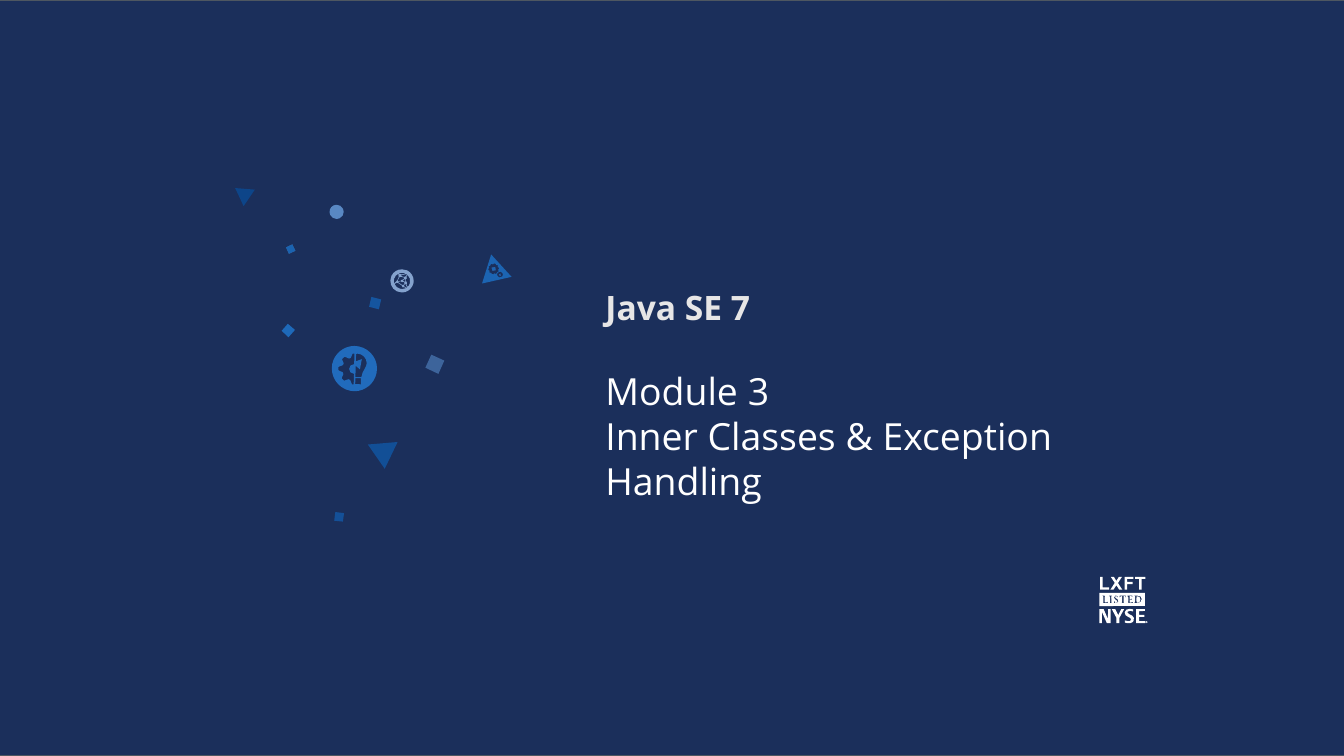
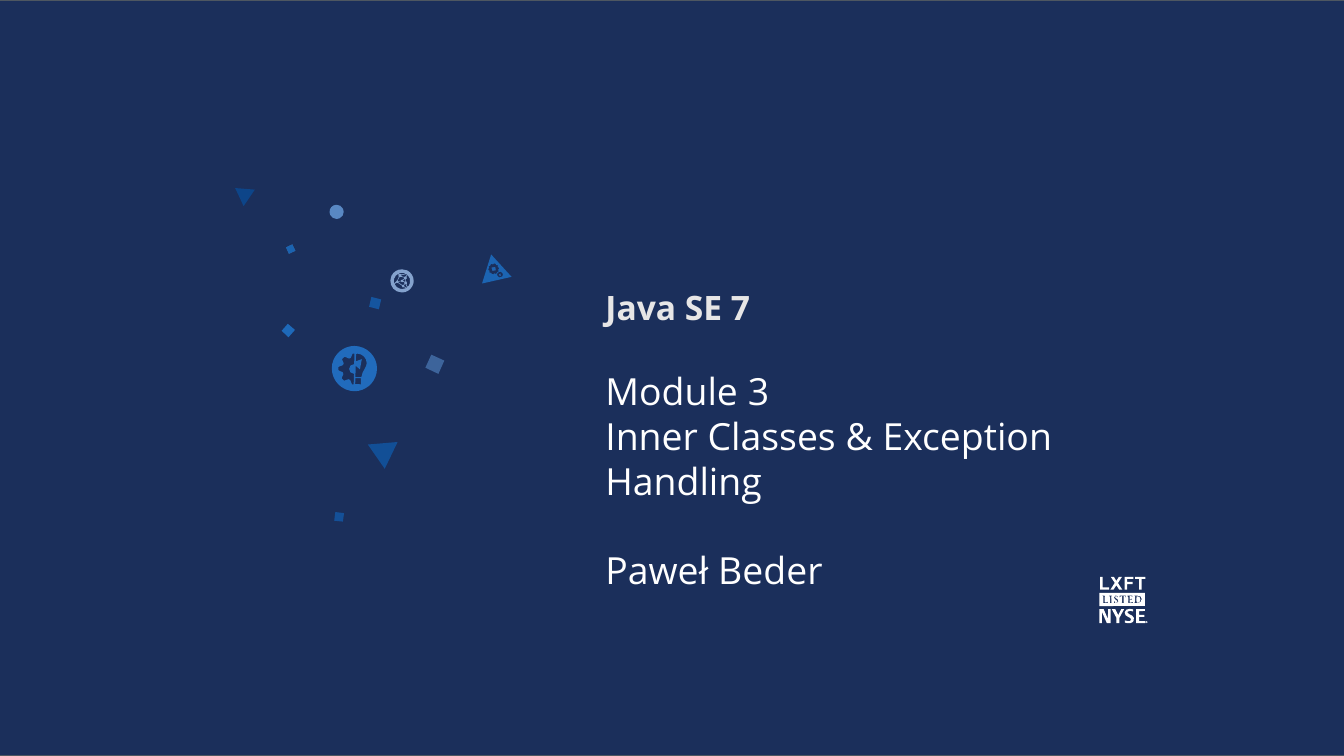
Before and after one commit to bederp/java7m3, a slide deck: slide 1 of resources/java7m3.pptx. Drawn at 1344x756 pixels with LibreOffice and Linux fonts; fonts in the diff are those of the drawing; background and template pictures are left out. Boxes give left, top, right and bottom in pixels: in the first picture for what was removed or moved away, otherwise in the second. Text is boxed around its words. In the diff, an @@ line names an element or a change of style, - is before the commit and + after.

```diff
--- a/resources/java7m3.pptx
+++ b/resources/java7m3.pptx
@@ text at [605,555,822,585]: paragraph added @@
+Paweł Beder
```
Also in this commit, not shown: 1 other slide changed, 2 other files.
